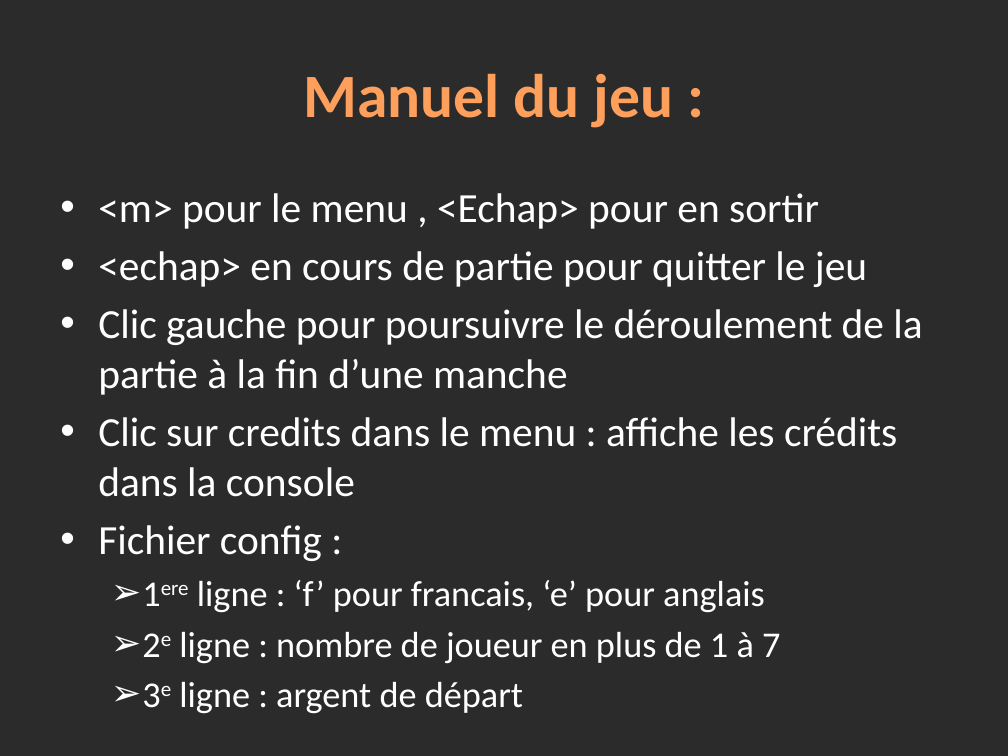
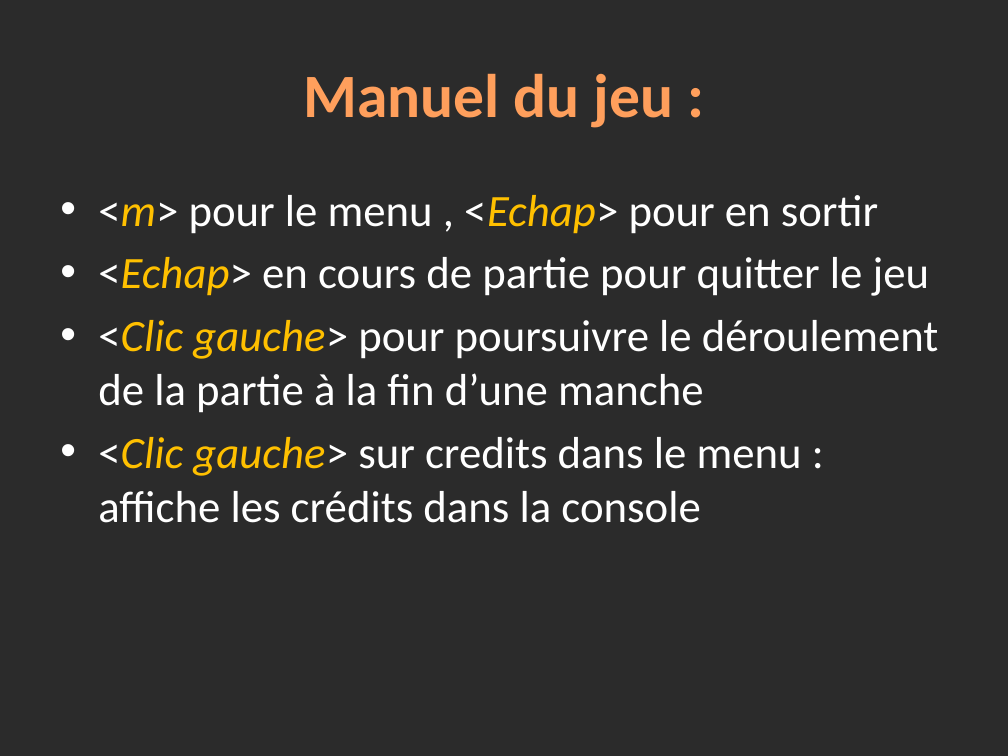
Before and after one commit to winbill/lifesevenpoker, a slide deck: slide 18 of Annexes/Presentation.pptx (slide 19 before the commit). Drawn at 1008x756 pixels with LibreOffice and Linux fonts; fonts in the diff are those of the drawing; background and template pictures are left out; a plain dark background stands for a picture behind light text. Boxes give left, top, right and bottom in pixels: in the first picture for what was removed or moved away, otherwise in the second. Text is boxed around its words. In the diff, an @@ line names an element or a change of style, - is before the commit and + after.

```diff
--- a/Annexes/Presentation.pptx
+++ b/Annexes/Presentation.pptx
@@ text at [98,195,878,234]: size 29.6 to 32 pt in "<m> pour le menu , <Echap> pour ..."; text colour #FFFFFF to #FFC000, italic on in "<m> <Echap>" @@
@@ text at [98,257,939,523]: text changed; size 29.6 to 32 pt @@
-• <echap> en cours de partie pour quitter le jeu
-• Clic gauche pour poursuivre le déroulement de la partie à la fin d’une manche
-• Clic sur credits dans le menu : affiche les crédits dans la console
-• Fichier config :
-  ➢ 1ere ligne : ‘f’ pour francais, ‘e’ pour anglais
-  ➢ 2e ligne : nombre de joueur en plus de 1 à 7
-  ➢ 3e ligne : argent de départ
+• <Echap> en cours de partie pour quitter le jeu
+• <Clic gauche> pour poursuivre le déroulement de la partie à la fin d’une manche
+• <Clic gauche> sur credits dans le menu : affiche les crédits dans la console
```
Also in this commit, not shown: 10 other slides changed, 3 slides added.
